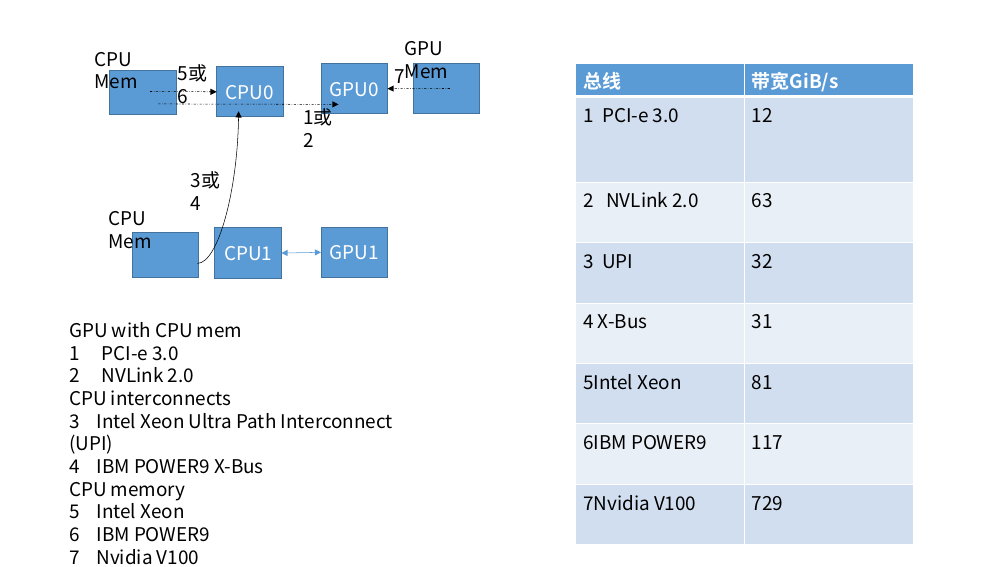
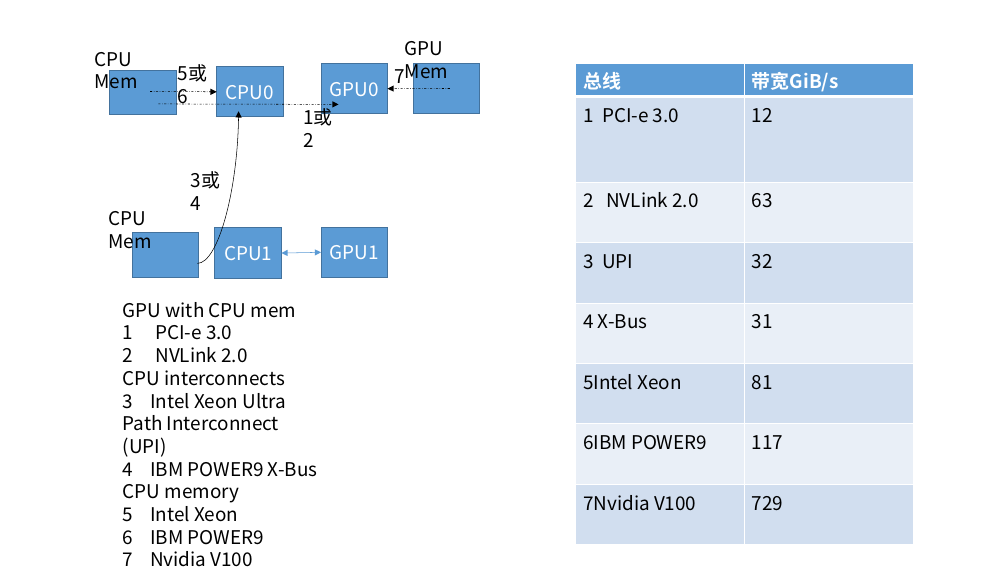
Before and after one commit to LukeLIN-web/distrubuted-ML-system, a slide deck: slide 9 of week report/8.18 report.pptx. Drawn at 1008x567 pixels with LibreOffice and Linux fonts; fonts in the diff are those of the drawing. Boxes give left, top, right and bottom in pixels: in the first picture for what was removed or moved away, otherwise in the second. Text is boxed around its words. In the diff, an @@ line names an element or a change of style, - is before the commit and + after.

```diff
--- a/week report/8.18 report.pptx
+++ b/week report/8.18 report.pptx
@@ text "GPU with CPU mem" rewrapped from (69,322,393,565) to (123,302,318,567) @@
```
Also in this commit, not shown: 1 other slide changed, 6 other files.
